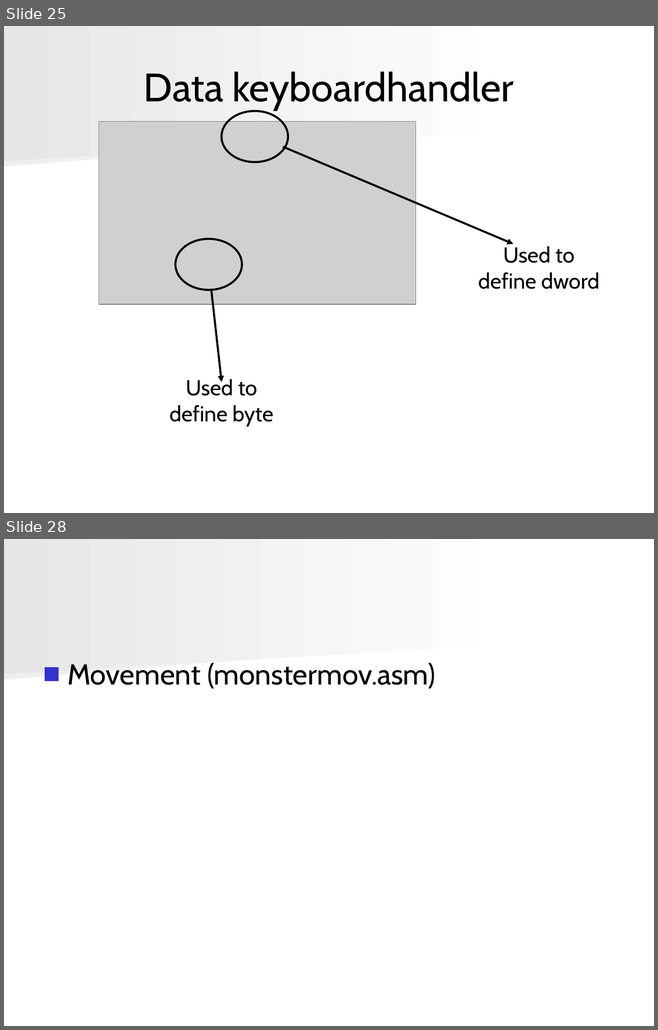
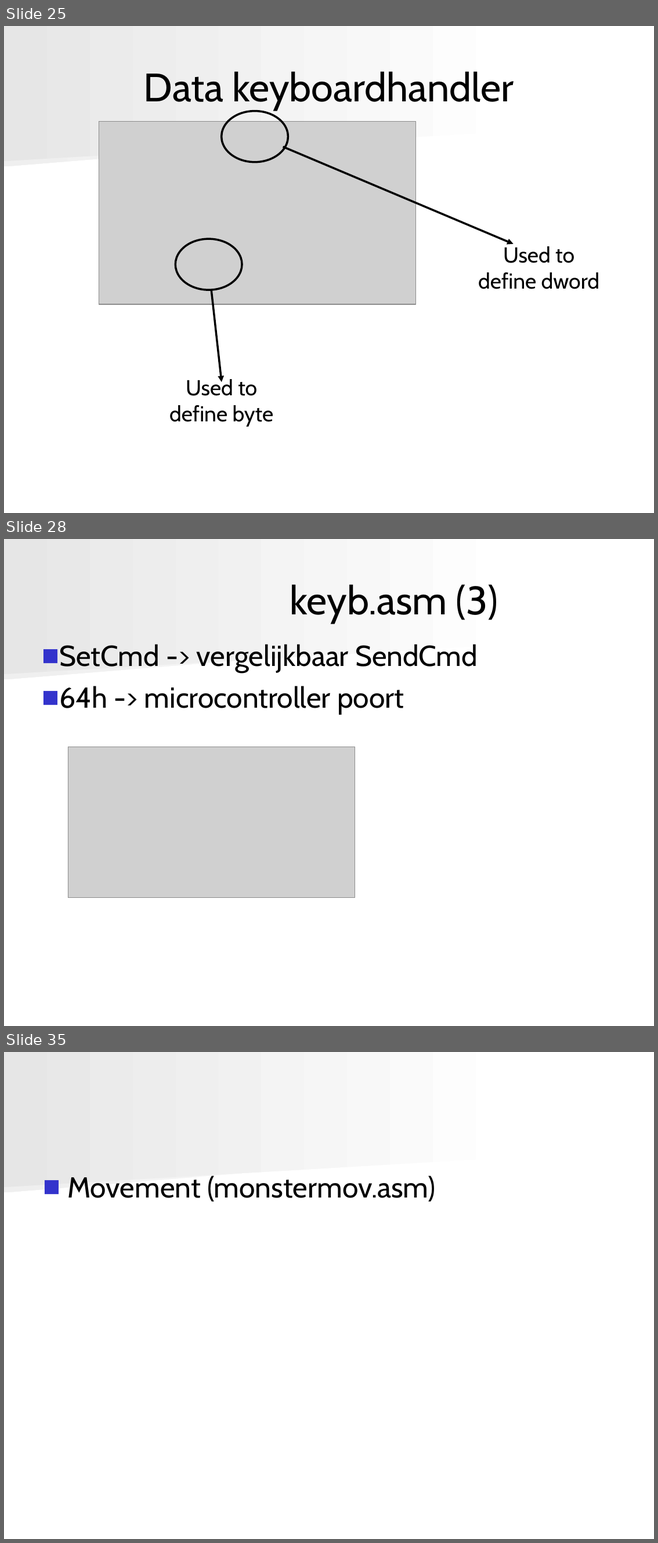
Before and after one commit to angryzor/space_invaders_8086, a slide deck: Presentatie.ppt. Shown one above the other, each under a label of ours: slides 25 and 28 before the commit, slides 25, 28 and 35 after it; the slides between them are not shown. The pictures are 658x1030 and 658x1543 pixels, drawn with LibreOffice and Linux fonts; fonts in the diff are those of the drawing; grey boxes stand for pictures. Boxes give left, top, right and bottom in pixels: in the first picture for what was removed or moved away, otherwise in the second. Text is boxed around its words. In the diff, an @@ line names an element or a change of style, - is before the commit and + after.

```diff
--- a/Presentatie.ppt
+++ b/Presentatie.ppt
@@ slide 28 added at box(4, 539, 654, 1026), background #FFFFFF; not listed: 2 template elements that a slide beside it also shows @@
@@ title added at box(290, 584, 498, 624), 44 pt, text #000000 @@
+keyb.asm (3)
@@ text added at box(59, 644, 477, 714), 32 pt, text #000000 @@
+■ SetCmd -> vergelijkbaar SendCmd
+■ 64h -> microcontroller poort
@@ picture added at box(68, 747, 354, 897) @@
@@ what was slide 28 is now slide 35 @@
```
Also in this commit, not shown: 7 other slides added, 1 slide removed.
